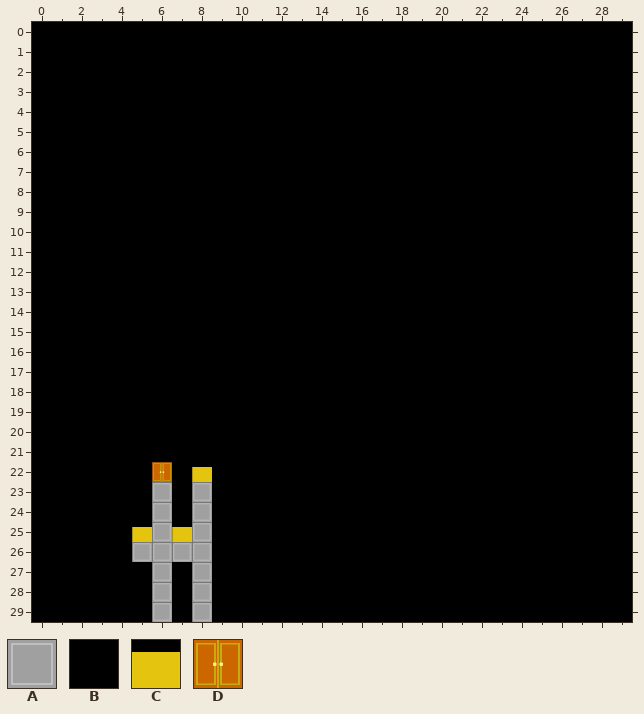
Tiled map: gameTest/Resources/res/map/map17.tmx. The picture above is the old version.
Cells are 64x64 px. Shown: x 0..29, y 0..29.
Key: from "tileset_basic": A 0, B 1, C 2, D 3.
_ is an empty cell.
Layer "MAP" before, first column x 0:
 0 BBBBBBBBBBBBBBBBBBBBBBBBBBBBBB
 1 BBBBBBBBBBBBBBBBBBBBBBBBBBBBBB
 2 BBBBBBBBBBBBBBBBBBBBBBBBBBBBBB
 3 BBBBBBBBBBBBBBBBBBBBBBBBBBBBBB
 4 BBBBBBBBBBBBBBBBBBBBBBBBBBBBBB
 5 BBBBBBBBBBBBBBBBBBBBBBBBBBBBBB
 6 BBBBBBBBBBBBBBBBBBBBBBBBBBBBBB
 7 BBBBBBBBBBBBBBBBBBBBBBBBBBBBBB
 8 BBBBBBBBBBBBBBBBBBBBBBBBBBBBBB
 9 BBBBBBBBBBBBBBBBBBBBBBBBBBBBBB
10 BBBBBBBBBBBBBBBBBBBBBBBBBBBBBB
11 BBBBBBBBBBBBBBBBBBBBBBBBBBBBBB
12 BBBBBBBBBBBBBBBBBBBBBBBBBBBBBB
13 BBBBBBBBBBBBBBBBBBBBBBBBBBBBBB
14 BBBBBBBBBBBBBBBBBBBBBBBBBBBBBB
15 BBBBBBBBBBBBBBBBBBBBBBBBBBBBBB
16 BBBBBBBBBBBBBBBBBBBBBBBBBBBBBB
17 BBBBBBBBBBBBBBBBBBBBBBBBBBBBBB
18 BBBBBBBBBBBBBBBBBBBBBBBBBBBBBB
19 BBBBBBBBBBBBBBBBBBBBBBBBBBBBBB
20 BBBBBBBBBBBBBBBBBBBBBBBBBBBBBB
21 BBBBBBBBBBBBBBBBBBBBBBBBBBBBBB
22 BBBBBBDBCBBBBBBBBBBBBBBBBBBBBB
23 BBBBBBABABBBBBBBBBBBBBBBBBBBBB
24 BBBBBBABABBBBBBBBBBBBBBBBBBBBB
25 BBBBBCACABBBBBBBBBBBBBBBBBBBBB
26 BBBBBAAAABBBBBBBBBBBBBBBBBBBBB
27 BBBBBBABABBBBBBBBBBBBBBBBBBBBB
28 BBBBBBABABBBBBBBBBBBBBBBBBBBBB
29 BBBBBBABABBBBBBBBBBBBBBBBBBBBB
After the commit:
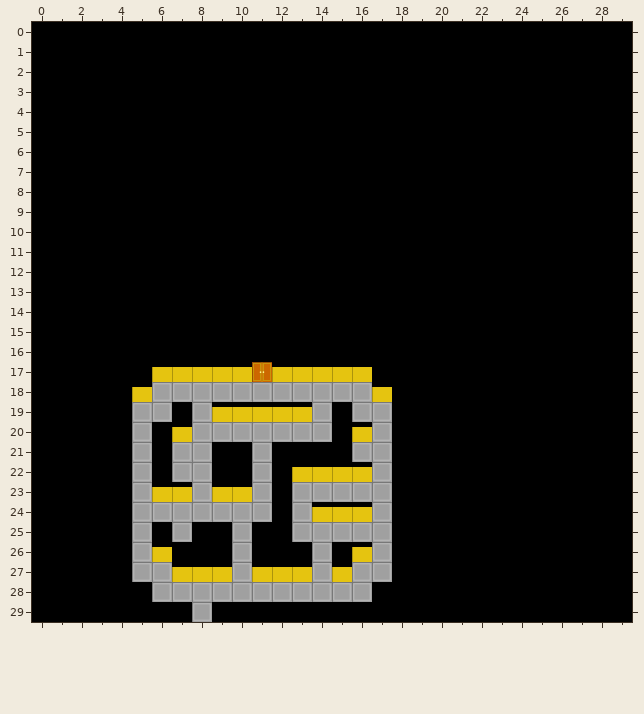
From old to new:
Layer "MAP":
The author changed tile B to tile A in row 18 at x 6 to 16; in row 19 at x 5 to 6, 8, 14 and 16 to 17; in row 20 at x 5, 8 to 14 and 17; in row 21 at x 5, 7 to 8, 11 and 16 to 17; in row 22 at x 5, 7, 11 and 17; in row 23 at x 5, 11 and 13 to 17.
The author changed tile B to tile A in row 24 at x 5, 7, 9 to 11, 13 and 17; in row 25 at x 10 and 13 to 17; in row 26 at x 10, 14 and 17; in row 27 at x 5, 10, 14 and 16 to 17; in row 28 at x 7 and 9 to 16.
The author changed tile C to tile A in row 22 at x 8; in row 25 at x 5 and 7.
The author changed tile A to tile B in row 25 at x 6 and 8; in row 26 at x 7 to 8; in row 29 at x 6.
The author changed tile D to tile B in row 22 at x 6.
The author changed tile A to tile C in row 23 at x 6; in row 26 at x 6; in row 27 at x 8.
The author changed tile B to tile C in row 17 at x 6 to 10 and 12 to 16; in row 18 at x 5 and 17; in row 19 at x 9 to 13; in row 20 at x 7 and 16; in row 22 at x 13 to 16; in row 23 at x 7 and 9 to 10.
The author changed tile B to tile C in row 24 at x 14 to 16; in row 26 at x 16; in row 27 at x 7, 9, 11 to 13 and 15.
The author changed tile B to tile D in row 17 at x 11.
Pixel boxes of the changes (left, top, right, bottom) in both pictures:
changed: (132, 362, 392, 622)
